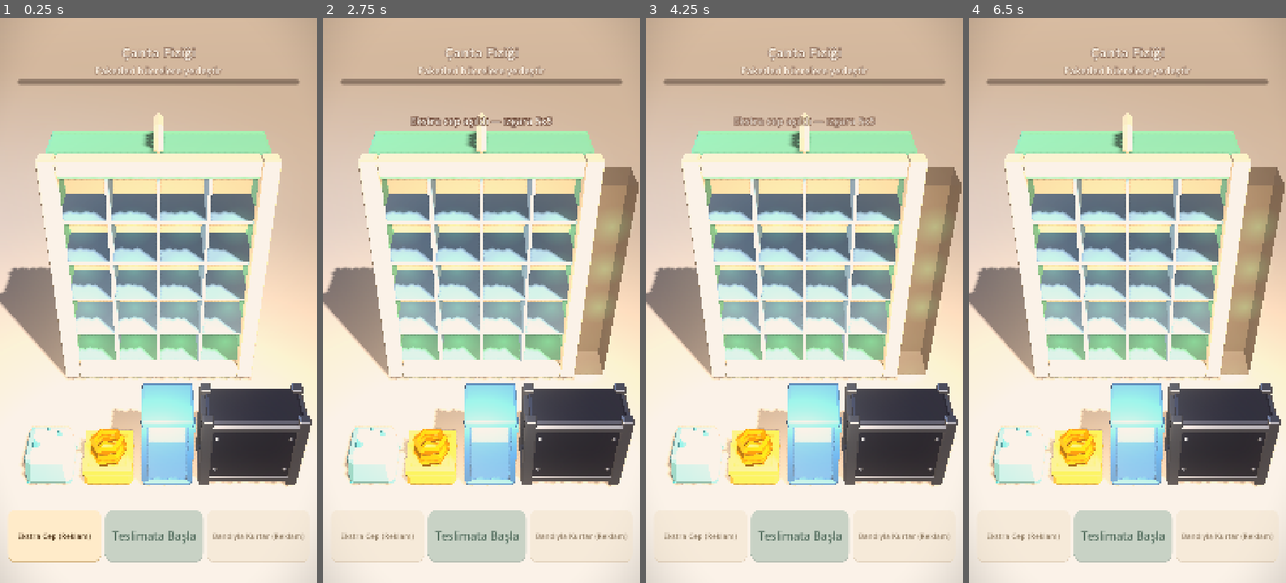
Above: before the commit, frames 1-4 (left to right).
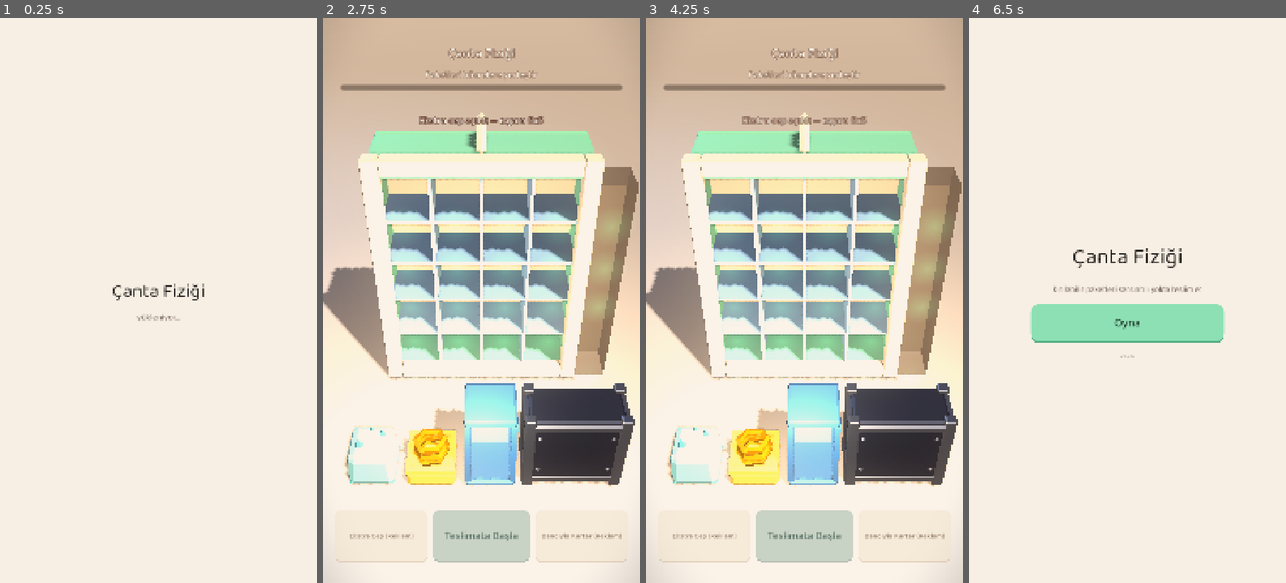
Above: after the commit, the same moments.

Repository: alperAygor/godot-games
Game: Godot game, scene res://scenes/Boot.tscn
Same seed, same stepped clock (60 frames per second), same inputs: the game is played once before the commit and once after it. Before the commit the project starts from res://scenes/Main.tscn.
Inputs (mouse positions are in pixels of both pictures, inside the frame that each line leads up to):
- Up to frame 1 (0.25 s): no input
- Up to frame 2 (2.75 s): click (481, 323) at 0.5 s, where only the run after the commit has a clickable "Oyna"; click "Ekstra Cep (Reklam)" at 1.25 s; click "Ekstra Cep (Reklam)" at 2 s
- Up to frame 3 (4.25 s): move the mouse to (874, 272) at 2.77 s; click (874, 272) at 2.92 s; tap Enter at 3.5 s; drag from (741, 328) to (788, 413) at 3.52 s
- Up to frame 4 (6.5 s): tap Space at 4.25, 5.75 s; move the mouse to (1159, 176) at 4.27 s; click (1159, 176) at 4.42 s; tap Enter at 5 s; drag from (1111, 413) to (1032, 215) at 5.02 s; move the mouse to (1222, 385) at 5.77 s; click (1222, 385) at 5.92 s; tap Escape (ui_cancel) at 6.4 s

The runs differ from the first frame. In frame 1, 67% of the frame differs, in the area x 0-100%, y 0-100%; in frame 2, 3.6%; in frame 3, 3.5%; in frame 4, 67%.

Commit message:
feat(CantaFizigi): add game shell with boot, menu and result scenes

Diff:
--- /dev/null
+++ b/CantaFizigi/assets/theme/ui_theme.tres
@@ -0,0 +1,132 @@
+[gd_resource type="Theme" load_steps=10 format=3]
+
+[ext_resource type="FontFile" path="res://assets/fonts/Baloo2.ttf" id="1_font"]
+
+[sub_resource type="StyleBoxFlat" id="SB_primary"]
+content_margin_left = 28.0
+content_margin_top = 20.0
+content_margin_right = 28.0
+content_margin_bottom = 24.0
+bg_color = Color(0.5529, 0.8784, 0.7059, 1.0000)
+border_width_bottom = 7
+border_color = Color(0.3333, 0.6902, 0.5216, 1.0000)
+corner_radius_top_left = 28
+corner_radius_top_right = 28
+corner_radius_bottom_right = 28
+corner_radius_bottom_left = 28
+
+[sub_resource type="StyleBoxFlat" id="SB_primary_hover"]
+content_margin_left = 28.0
+content_margin_top = 20.0
+content_margin_right = 28.0
+content_margin_bottom = 24.0
+bg_color = Color(0.6334, 0.9003, 0.7588, 1.0000)
+border_width_bottom = 7
+border_color = Color(0.3333, 0.6902, 0.5216, 1.0000)
+corner_radius_top_left = 28
+corner_radius_top_right = 28
+corner_radius_bottom_right = 28
+corner_radius_bottom_left = 28
+
+[sub_resource type="StyleBoxFlat" id="SB_primary_pressed"]
+content_margin_left = 28.0
+content_margin_top = 24.0
+content_margin_right = 28.0
+content_margin_bottom = 16.0
+bg_color = Color(0.4976, 0.7906, 0.6353, 1.0000)
+border_width_bottom = 3
+border_color = Color(0.3333, 0.6902, 0.5216, 1.0000)
+corner_radius_top_left = 28
+corner_radius_top_right = 28
+corner_radius_bottom_right = 28
+corner_radius_bottom_left = 28
+
+[sub_resource type="StyleBoxFlat" id="SB_primary_disabled"]
+content_margin_left = 28.0
+content_margin_top = 20.0
+content_margin_right = 28.0
+content_margin_bottom = 24.0
+bg_color = Color(0.5529, 0.8784, 0.7059, 0.5500)
+border_width_bottom = 7
+border_color = Color(0.3333, 0.6902, 0.5216, 0.5000)
+corner_radius_top_left = 28
+corner_radius_top_right = 28
+corner_radius_bottom_right = 28
+corner_radius_bottom_left = 28
+
+[sub_resource type="StyleBoxFlat" id="SB_secondary"]
+content_margin_left = 28.0
+content_margin_top = 20.0
+content_margin_right = 28.0
+content_margin_bottom = 24.0
+bg_color = Color(1.0000, 0.9137, 0.7882, 1.0000)
+border_width_bottom = 6
+border_color = Color(0.8510, 0.7412, 0.5765, 1.0000)
+corner_radius_top_left = 28
+corner_radius_top_right = 28
+corner_radius_bottom_right = 28
+corner_radius_bottom_left = 28
+
+[sub_resource type="StyleBoxFlat" id="SB_secondary_hover"]
+content_margin_left = 28.0
+content_margin_top = 20.0
+content_margin_right = 28.0
+content_margin_bottom = 24.0
+bg_color = Color(1.0000, 0.9353, 0.8412, 1.0000)
+border_width_bottom = 6
+border_color = Color(0.8510, 0.7412, 0.5765, 1.0000)
+corner_radius_top_left = 28
+corner_radius_top_right = 28
+corner_radius_bottom_right = 28
+corner_radius_bottom_left = 28
+
+[sub_resource type="StyleBoxFlat" id="SB_secondary_pressed"]
+content_margin_left = 28.0
+content_margin_top = 24.0
+content_margin_right = 28.0
+content_margin_bottom = 16.0
+bg_color = Color(0.9000, 0.8224, 0.7094, 1.0000)
+border_width_bottom = 2
+border_color = Color(0.8510, 0.7412, 0.5765, 1.0000)
+corner_radius_top_left = 28
+corner_radius_top_right = 28
+corner_radius_bottom_right = 28
+corner_radius_bottom_left = 28
+
+[sub_resource type="StyleBoxFlat" id="SB_secondary_disabled"]
+content_margin_left = 28.0
+content_margin_top = 20.0
+content_margin_right = 28.0
+content_margin_bottom = 24.0
+bg_color = Color(1.0000, 0.9137, 0.7882, 0.5000)
+border_width_bottom = 6
+border_color = Color(0.8510, 0.7412, 0.5765, 0.4500)
+corner_radius_top_left = 28
+corner_radius_top_right = 28
+corner_radius_bottom_right = 28
+corner_radius_bottom_left = 28
+
+[resource]
+default_font = ExtResource("1_font")
+Label/font_sizes/font_size = 34
+Button/font_sizes/font_size = 40
+Button/colors/font_color = Color(0.0784, 0.1843, 0.1255, 1.0000)
+Button/colors/font_hover_color = Color(0.0784, 0.1843, 0.1255, 1.0000)
+Button/colors/font_pressed_color = Color(0.0667, 0.1567, 0.1067, 1.0000)
+Button/colors/font_disabled_color = Color(0.0784, 0.1843, 0.1255, 0.7500)
+Button/font_sizes/font_size = 40
+Button/styles/normal = SubResource("SB_primary")
+Button/styles/hover = SubResource("SB_primary_hover")
+Button/styles/pressed = SubResource("SB_primary_pressed")
+Button/styles/disabled = SubResource("SB_primary_disabled")
+SecondaryButton/base_type = &"Button"
+SecondaryButton/colors/font_color = Color(0.2902, 0.2039, 0.0941, 1.0000)
+SecondaryButton/colors/font_hover_color = Color(0.2902, 0.2039, 0.0941, 1.0000)
+SecondaryButton/colors/font_pressed_color = Color(0.2467, 0.1733, 0.0800, 1.0000)
+SecondaryButton/colors/font_disabled_color = Color(0.2902, 0.2039, 0.0941, 0.7000)
+SecondaryButton/font_sizes/font_size = 34
+SecondaryButton/styles/normal = SubResource("SB_secondary")
+SecondaryButton/styles/hover = SubResource("SB_secondary_hover")
+SecondaryButton/styles/pressed = SubResource("SB_secondary_pressed")
+SecondaryButton/styles/disabled = SubResource("SB_secondary_disabled")
+Label/colors/font_color = Color(0.1647, 0.1451, 0.1333, 1.0000)
--- /dev/null
+++ b/CantaFizigi/data/balance.json
@@ -0,0 +1,3 @@
+{
+  "delivery_base_fee": 120
+}
--- /dev/null
+++ b/CantaFizigi/data/theme.json
@@ -0,0 +1,24 @@
+{
+  "font": "res://assets/fonts/Baloo2.ttf",
+  "base_font_size": 34,
+  "palette": {
+    "background": "#F7EFE4",
+    "primary": "#8DE0B4",
+    "primary_dark": "#55B085",
+    "accent": "#FFE9C9",
+    "accent_dark": "#D9BD93",
+    "danger": "#FF8F7A",
+    "text": "#2A2522",
+    "text_muted": "#7A6A5E",
+    "on_primary": "#142F20",
+    "on_accent": "#4A3418"
+  },
+  "metrics": {
+    "radius": 28,
+    "border": 7,
+    "padding_x": 28,
+    "padding_y": 20,
+    "button_font_size": 40,
+    "secondary_button_font_size": 34
+  }
+}
--- a/CantaFizigi/project.godot
+++ b/CantaFizigi/project.godot
@@ -6,8 +6,8 @@
 [application]
 
 config/name="CantaFizigi"
-config/version="1.1.0"
-run/main_scene="res://scenes/Main.tscn"
+config/version="1.2.0"
+run/main_scene="res://scenes/Boot.tscn"
 config/features=PackedStringArray("4.7", "Mobile")
 
 [audio]
@@ -38,6 +38,10 @@
 window/stretch/aspect="expand"
 window/handheld/orientation=1
 
+[gui]
+
+theme/custom="res://assets/theme/ui_theme.tres"
+
 [input_devices]
 
 ; Masaüstünde fare, dokunma olarak taklit edilir; sahneler sadece ScreenTouch/ScreenDrag dinler.
--- /dev/null
+++ b/CantaFizigi/scenes/Boot.tscn
@@ -0,0 +1,47 @@
+[gd_scene load_steps=2 format=3]
+
+[ext_resource type="Script" path="res://scripts/ui/boot.gd" id="1_boot"]
+
+[node name="Boot" type="Control"]
+layout_mode = 3
+anchors_preset = 15
+anchor_right = 1.0
+anchor_bottom = 1.0
+grow_horizontal = 2
+grow_vertical = 2
+script = ExtResource("1_boot")
+
+[node name="Background" type="ColorRect" parent="."]
+layout_mode = 1
+anchors_preset = 15
+anchor_right = 1.0
+anchor_bottom = 1.0
+grow_horizontal = 2
+grow_vertical = 2
+color = Color(0.9686, 0.9373, 0.8941, 1)
+
+[node name="Center" type="CenterContainer" parent="."]
+layout_mode = 1
+anchors_preset = 15
+anchor_right = 1.0
+anchor_bottom = 1.0
+grow_horizontal = 2
+grow_vertical = 2
+
+[node name="Column" type="VBoxContainer" parent="Center"]
+custom_minimum_size = Vector2(620, 0)
+layout_mode = 2
+theme_override_constants/separation = 12
+
+[node name="Title" type="Label" parent="Center/Column"]
+layout_mode = 2
+theme_override_font_sizes/font_size = 64
+text = "Çanta Fiziği"
+horizontal_alignment = 1
+
+[node name="Sub" type="Label" parent="Center/Column"]
+layout_mode = 2
+theme_override_colors/font_color = Color(0.478, 0.416, 0.369, 1)
+theme_override_font_sizes/font_size = 30
+text = "yükleniyor..."
+horizontal_alignment = 1
--- /dev/null
+++ b/CantaFizigi/scenes/Menu.tscn
@@ -0,0 +1,62 @@
+[gd_scene load_steps=2 format=3]
+
+[ext_resource type="Script" path="res://scripts/ui/menu.gd" id="1_menu"]
+
+[node name="Menu" type="Control"]
+layout_mode = 3
+anchors_preset = 15
+anchor_right = 1.0
+anchor_bottom = 1.0
+grow_horizontal = 2
+grow_vertical = 2
+script = ExtResource("1_menu")
+
+[node name="Background" type="ColorRect" parent="."]
+layout_mode = 1
+anchors_preset = 15
+anchor_right = 1.0
+anchor_bottom = 1.0
+grow_horizontal = 2
+grow_vertical = 2
+color = Color(0.9686, 0.9373, 0.8941, 1)
+
+[node name="Center" type="CenterContainer" parent="."]
+layout_mode = 1
+anchors_preset = 15
+anchor_right = 1.0
+anchor_bottom = 1.0
+grow_horizontal = 2
+grow_vertical = 2
+
+[node name="Column" type="VBoxContainer" parent="Center"]
+custom_minimum_size = Vector2(660, 0)
+layout_mode = 2
+theme_override_constants/separation = 26
+
+[node name="Title" type="Label" parent="Center/Column"]
+layout_mode = 2
+theme_override_font_sizes/font_size = 76
+text = "Çanta Fiziği"
+horizontal_alignment = 1
+
+[node name="Subtitle" type="Label" parent="Center/Column"]
+layout_mode = 2
+theme_override_colors/font_color = Color(0.478, 0.416, 0.369, 1)
+theme_override_font_sizes/font_size = 28
+text = "Kırılabilir paketleri sarsıntılı yolda teslim et"
+horizontal_alignment = 1
+autowrap_mode = 3
+
+[node name="PlayButton" type="Button" parent="Center/Column"]
+unique_name_in_owner = true
+custom_minimum_size = Vector2(660, 132)
+layout_mode = 2
+text = "Oyna"
+
+[node name="Version" type="Label" parent="Center/Column"]
+unique_name_in_owner = true
+layout_mode = 2
+theme_override_colors/font_color = Color(0.6, 0.55, 0.5, 1)
+theme_override_font_sizes/font_size = 22
+text = "v1.2.0"
+horizontal_alignment = 1
--- /dev/null
+++ b/CantaFizigi/scenes/Result.tscn
@@ -0,0 +1,74 @@
+[gd_scene load_steps=2 format=3]
+
+[ext_resource type="Script" path="res://scripts/ui/result.gd" id="1_result"]
+
+[node name="Result" type="Control"]
+layout_mode = 3
+anchors_preset = 15
+anchor_right = 1.0
+anchor_bottom = 1.0
+grow_horizontal = 2
+grow_vertical = 2
+script = ExtResource("1_result")
+
+[node name="Background" type="ColorRect" parent="."]
+layout_mode = 1
+anchors_preset = 15
+anchor_right = 1.0
+anchor_bottom = 1.0
+grow_horizontal = 2
+grow_vertical = 2
+color = Color(0.9686, 0.9373, 0.8941, 1)
+
+[node name="Center" type="CenterContainer" parent="."]
+layout_mode = 1
+anchors_preset = 15
+anchor_right = 1.0
+anchor_bottom = 1.0
+grow_horizontal = 2
+grow_vertical = 2
+
+[node name="Column" type="VBoxContainer" parent="Center"]
+custom_minimum_size = Vector2(720, 0)
+layout_mode = 2
+theme_override_constants/separation = 20
+
+[node name="Title" type="Label" parent="Center/Column"]
+unique_name_in_owner = true
+layout_mode = 2
+theme_override_font_sizes/font_size = 60
+text = "Teslimat Tamamlandı"
+horizontal_alignment = 1
+
+[node name="Stars" type="Label" parent="Center/Column"]
+unique_name_in_owner = true
+layout_mode = 2
+theme_override_font_sizes/font_size = 44
+text = "Yıldız: 3 / 3"
+horizontal_alignment = 1
+
+[node name="Detail" type="Label" parent="Center/Column"]
+unique_name_in_owner = true
+layout_mode = 2
+theme_override_colors/font_color = Color(0.478, 0.416, 0.369, 1)
+theme_override_font_sizes/font_size = 30
+text = "Hasar: %0    Ücret: 120"
+horizontal_alignment = 1
+
+[node name="Report" type="VBoxContainer" parent="Center/Column"]
+unique_name_in_owner = true
+layout_mode = 2
+theme_override_constants/separation = 6
+
+[node name="RetryButton" type="Button" parent="Center/Column"]
+unique_name_in_owner = true
+custom_minimum_size = Vector2(720, 128)
+layout_mode = 2
+text = "Tekrar Oyna"
+
+[node name="MenuButton" type="Button" parent="Center/Column"]
+unique_name_in_owner = true
+custom_minimum_size = Vector2(720, 108)
+layout_mode = 2
+theme_type_variation = &"SecondaryButton"
+text = "Ana Menü"
--- a/CantaFizigi/scripts/autoload/GameManager.gd
+++ b/CantaFizigi/scripts/autoload/GameManager.gd
@@ -3,21 +3,67 @@
 ## Oyun akışının tek sahibi: faz makinesi, başarısızlık/revive ve duraklatma.
 ## Sahneler kendi başlarına `get_tree().paused` değiştirmez; buradan geçer.
 
-enum Phase { PACKING, DELIVERING, FAILED, DELIVERED }
+## Yeni degerler SONA eklenir: mevcut sayisal degerler korunur (testler ve
+## araclar FAILED=2 varsayimini kullanir).
+enum Phase { PACKING, DELIVERING, FAILED, DELIVERED, BOOT, MENU }
+
+const SCENES: Dictionary = {
+	&"boot": "res://scenes/Boot.tscn",
+	&"menu": "res://scenes/Menu.tscn",
+	&"game": "res://scenes/Main.tscn",
+	&"result": "res://scenes/Result.tscn",
+}
 
 var phase: Phase = Phase.PACKING
+## Son turun sonucu; Result sahnesi buradan okur.
+var last_result: Dictionary = {}
 
 signal phase_changed(from: Phase, to: Phase)
 signal run_started()
 signal run_failed(reason: StringName)
 signal run_revived()
 signal run_delivered()
+signal back_requested()
 
 var _failed_reason: StringName = &""
 
 
 func _ready() -> void:
 	process_mode = Node.PROCESS_MODE_ALWAYS
+
+
+func _notification(what: int) -> void:
+	# Android donanim geri tusu
+	if what == NOTIFICATION_WM_GO_BACK_REQUEST:
+		back_requested.emit()
+
+
+func _unhandled_input(event: InputEvent) -> void:
+	# Masaustunde Esc — geri tusunun test edilebilir esi
+	if event.is_action_pressed("ui_cancel"):
+		back_requested.emit()
+		get_viewport().set_input_as_handled()
+
+
+## Sahne gecisi tek yerden. Sahneler change_scene_to_file cagirmaz.
+func goto_scene(scene_key: StringName) -> void:
+	var path: Variant = SCENES.get(scene_key)
+	if not (path is String):
+		push_error("GameManager: bilinmeyen sahne '%s'" % scene_key)
+		return
+	get_tree().paused = false
+	var error: Error = get_tree().change_scene_to_file(path as String)
+	if error != OK:
+		push_error("GameManager: sahne yuklenemedi (%s), hata %d" % [path, error])
+
+
+## Turu bitirir: sonucu saklar ve sonuc ekranina gecer.
+func finish_run(result: Dictionary) -> void:
+	last_result = result
+	get_tree().paused = false
+	_set_phase(Phase.DELIVERED)
+	run_delivered.emit()
+	goto_scene(&"result")
 
 
 func start_delivery() -> void:
--- /dev/null
+++ b/CantaFizigi/scripts/core/run_scoring.gd
@@ -0,0 +1,58 @@
+class_name RunScoring
+extends RefCounted
+
+## Saf mantık: hasar oranı -> yıldız, ücret çarpanı, itibar cezası.
+## Eşik tablosu PROJECT_SPEC.md §2. Sahneye bağımlı değil; birim testle sabitlenir.
+
+const DAMAGE_TWO_STARS: float = 0.25
+const DAMAGE_ONE_STAR: float = 0.60
+const DAMAGE_BROKEN: float = 1.0
+
+const MULTIPLIER_PERFECT: float = 1.2
+const MULTIPLIER_TWO: float = 1.0
+const MULTIPLIER_ONE: float = 0.6
+const MULTIPLIER_ZERO: float = 0.2
+const MULTIPLIER_BROKEN: float = 0.0
+
+
+static func stars_for_damage(damage: float) -> int:
+	if damage <= 0.0:
+		return 3
+	if damage <= DAMAGE_TWO_STARS:
+		return 2
+	if damage <= DAMAGE_ONE_STAR:
+		return 1
+	return 0
+
+
+static func multiplier_for_damage(damage: float) -> float:
+	if damage >= DAMAGE_BROKEN:
+		return MULTIPLIER_BROKEN
+	if damage <= 0.0:
+		return MULTIPLIER_PERFECT
+	if damage <= DAMAGE_TWO_STARS:
+		return MULTIPLIER_TWO
+	if damage <= DAMAGE_ONE_STAR:
+		return MULTIPLIER_ONE
+	return MULTIPLIER_ZERO
+
+
+static func reputation_penalty(damage: float) -> int:
+	if damage >= DAMAGE_BROKEN:
+		return -2
+	if damage > DAMAGE_ONE_STAR:
+		return -1
+	return 0
+
+
+## Tek giriş noktası: {damage, stars, multiplier, fee, reputation}.
+static func compute(damage: float, base_fee: int) -> Dictionary:
+	var clamped: float = clampf(damage, 0.0, 1.0)
+	var multiplier: float = multiplier_for_damage(clamped)
+	return {
+		"damage": clamped,
+		"stars": stars_for_damage(clamped),
+		"multiplier": multiplier,
+		"fee": int(round(float(base_fee) * multiplier)),
+		"reputation": reputation_penalty(clamped),
+	}
--- a/CantaFizigi/scripts/gameplay/Main.gd
+++ b/CantaFizigi/scripts/gameplay/Main.gd
@@ -30,6 +30,7 @@
 
 	grid.package_placed.connect(_on_package_placed)
 	grid.package_broken.connect(_on_package_broken)
+	GameManager.back_requested.connect(_on_back_requested)
 
 	_refresh_hud()
 
@@ -77,7 +78,40 @@
 func _on_retry_pressed() -> void:
 	GameManager.reset_run()
 	hud.hide_fail()
-	get_tree().reload_current_scene()
+	GameManager.goto_scene(&"game")
+
+
+## Geri tusu (Android) / Esc: turu birak ve menuye don.
+func _on_back_requested() -> void:
+	GameManager.reset_run()
+	GameManager.goto_scene(&"menu")
+
+
+## Tur sonucunu toplar: paket bazli hasar + yildiz/odul hesabi.
+func _build_result(success: bool) -> Dictionary:
+	var placed: int = 0
+	var damage_sum: float = 0.0
+	var report: Array = []
+	for node: Node in get_tree().get_nodes_in_group(Package.GROUP_DRAGGABLE):
+		var pkg: PackagePhysics = node as PackagePhysics
+		if pkg == null or not pkg.has_meta("cell"):
+			continue
+		placed += 1
+		var damage: float = 0.0
+		if pkg.is_broken:
+			damage = 1.0
+		elif pkg.kind == PackagePhysics.Kind.ICE:
+			damage = pkg.melt_ratio()
+		damage_sum += damage
+		report.append({"label": pkg.display_label, "damage": damage})
+
+	var average: float = 0.0 if placed == 0 else damage_sum / float(placed)
+	var base_fee: int = int(GameData.value("balance", "delivery_base_fee", 120))
+	var result: Dictionary = RunScoring.compute(average, base_fee)
+	result["success"] = success
+	result["placed"] = placed
+	result["report"] = report
+	return result
 
 
 # --------------------------------------------------------------------------
@@ -98,10 +132,8 @@
 		return
 	hud.set_shake_bar(0.0)
 	if grid.broken_count() == 0:
-		GameManager.complete_run()
-		AudioService.play_success()
-		hud.set_status("Teslimat tamamlandı!")
-		hud.show_success()
+		# Basarili tur: sonuc ekranina gec (odul/yildiz orada gosterilir).
+		GameManager.finish_run(_build_result(true))
 	else:
 		GameManager.fail_run(&"damaged_delivery")
 
--- /dev/null
+++ b/CantaFizigi/scripts/ui/boot.gd
@@ -0,0 +1,11 @@
+extends Control
+
+## Acilis: servisler hazir, kisa bekleme, menuye gecis.
+## Bekleme "flash" hissini onler; 0.4 sn altina dusurmeyin.
+
+const HOLD_SECONDS: float = 0.4
+
+
+func _ready() -> void:
+	await get_tree().create_timer(HOLD_SECONDS).timeout
+	GameManager.goto_scene(&"menu")
--- /dev/null
+++ b/CantaFizigi/scripts/ui/menu.gd
@@ -0,0 +1,22 @@
+extends Control
+
+## Ana menu. Geri tusu: cikis.
+
+@onready var play_button: Button = %PlayButton
+@onready var version_label: Label = %Version
+
+
+func _ready() -> void:
+	# Surum tek kaynaktan: project.godot (etiket elle guncellenmez).
+	version_label.text = "v%s" % str(
+		ProjectSettings.get_setting("application/config/version", "0.0.0"))
+	play_button.pressed.connect(_on_play)
+	GameManager.back_requested.connect(_on_back)
+
+
+func _on_play() -> void:
+	GameManager.goto_scene(&"game")
+
+
+func _on_back() -> void:
+	get_tree().quit()
--- /dev/null
+++ b/CantaFizigi/scripts/ui/result.gd
@@ -0,0 +1,55 @@
+extends Control
+
+## Sonuc ekrani: GameManager.last_result sozlugunu gosterir.
+## {damage, stars, multiplier, fee, reputation, success, placed, report[]}
+
+@onready var title_label: Label = %Title
+@onready var stars_label: Label = %Stars
+@onready var detail_label: Label = %Detail
+@onready var report_box: VBoxContainer = %Report
+
+
+func _ready() -> void:
+	var result: Dictionary = GameManager.last_result
+	var stars: int = int(result.get("stars", 0))
+	var fee: int = int(result.get("fee", 0))
+	var damage: float = float(result.get("damage", 0.0))
+
+	title_label.text = "Teslimat Tamamlandı" if stars > 0 else "Teslimat Hasarlı"
+	stars_label.text = "Yıldız: %d / 3" % stars
+	detail_label.text = "Hasar: %%%d    Ücret: %d" % [int(roundf(damage * 100.0)), fee]
+	_fill_report(result.get("report", []))
+
+	(%RetryButton as Button).pressed.connect(_on_retry)
+	(%MenuButton as Button).pressed.connect(_on_menu)
+	GameManager.back_requested.connect(_on_menu)
+
+	if stars > 0:
+		AudioService.play_success()
+
+
+func _fill_report(entries: Variant) -> void:
+	if not (entries is Array):
+		return
+	var rows: Array = entries
+	if rows.is_empty():
+		return
+	for entry: Variant in rows:
+		if not (entry is Dictionary):
+			continue
+		var row: Dictionary = entry
+		var line: Label = Label.new()
+		line.text = "%s — %%%d hasar" % [String(row.get("label", "?")),
+			int(roundf(float(row.get("damage", 0.0)) * 100.0))]
+		line.horizontal_alignment = HORIZONTAL_ALIGNMENT_CENTER
+		line.add_theme_font_size_override("font_size", 26)
+		line.add_theme_color_override("font_color", Color(0.478, 0.416, 0.369, 1.0))
+		report_box.add_child(line)
+
+
+func _on_retry() -> void:
+	GameManager.goto_scene(&"game")
+
+
+func _on_menu() -> void:
+	GameManager.goto_scene(&"menu")
--- /dev/null
+++ b/CantaFizigi/tests/unit/test_run_scoring.gd
@@ -0,0 +1,49 @@
+extends TestCase
+
+## RunScoring: hasar -> yildiz/odul. Esikler PROJECT_SPEC.md §2'den; testle sabit.
+
+const BASE_FEE: int = 120
+
+
+func test_perfect_run_gets_three_stars_and_bonus() -> void:
+	var result: Dictionary = RunScoring.compute(0.0, BASE_FEE)
+	assert_eq(int(result["stars"]), 3)
+	assert_almost_eq(float(result["multiplier"]), 1.2, 0.0001)
+	assert_eq(int(result["fee"]), 144)
+	assert_eq(int(result["reputation"]), 0)
+
+
+func test_two_star_band_pays_full_fee() -> void:
+	var result: Dictionary = RunScoring.compute(0.25, BASE_FEE)
+	assert_eq(int(result["stars"]), 2)
+	assert_eq(int(result["fee"]), 120)
+
+
+func test_one_star_band_pays_sixty_percent() -> void:
+	var result: Dictionary = RunScoring.compute(0.6, BASE_FEE)
+	assert_eq(int(result["stars"]), 1)
+	assert_eq(int(result["fee"]), 72)
+
+
+func test_zero_star_band_pays_twenty_percent() -> void:
+	var result: Dictionary = RunScoring.compute(0.61, BASE_FEE)
+	assert_eq(int(result["stars"]), 0)
+	assert_eq(int(result["fee"]), 24)
+	assert_eq(int(result["reputation"]), -1)
+
+
+func test_fully_broken_pays_nothing() -> void:
+	var result: Dictionary = RunScoring.compute(1.0, BASE_FEE)
+	assert_eq(int(result["stars"]), 0)
+	assert_eq(int(result["fee"]), 0)
+	assert_eq(int(result["reputation"]), -2)
+
+
+func test_damage_is_clamped_to_unit_range() -> void:
+	assert_eq(int(RunScoring.compute(-1.0, BASE_FEE)["stars"]), 3)
+	assert_eq(int(RunScoring.compute(5.0, BASE_FEE)["fee"]), 0)
+
+
+func test_band_boundaries() -> void:
+	assert_eq(int(RunScoring.compute(0.26, BASE_FEE)["stars"]), 1)
+	assert_almost_eq(float(RunScoring.compute(0.99, BASE_FEE)["multiplier"]), 0.2, 0.0001)
--- /dev/null
+++ b/CantaFizigi/tools/flow_shot.gd
@@ -0,0 +1,91 @@
+extends SceneTree
+
+## Faz 2 kabul testi: Boot -> Menu -> Game -> Result akisini surer, her adimda PNG alir.
+## (Headless CALISMAZ — gercek pencere gerekir.)
+
+var _plan: Array = []
+var _index: int = 0
+var _elapsed: float = 0.0
+var _out_dir: String = "/tmp/flows"
+var _done: bool = false
+
+
+func _initialize() -> void:
+	for arg: String in OS.get_cmdline_user_args():
+		if arg.begins_with("--out-dir="):
+			_out_dir = arg.split("=")[1]
+	DirAccess.make_dir_recursive_absolute(_out_dir)
+	_plan = [
+		{"at": 0.20, "shot": "01_boot"},
+		{"at": 0.90, "shot": "02_menu"},
+		{"at": 1.10, "press": "PlayButton"},
+		{"at": 1.80, "place": ["PkgIce", 0, 0]},
+		{"at": 2.10, "place": ["PkgIron", 2, 2]},
+		{"at": 2.40, "press": "StartButton"},
+		{"at": 4.00, "shot": "03_game"},
+		{"at": 9.00, "shot": "04_result"},
+	]
+	var packed: PackedScene = load("res://scenes/Boot.tscn")
+	if packed == null:
+		push_error("flow: Boot.tscn yuklenemedi")
+		quit(1)
+		return
+	var scene: Node = packed.instantiate()
+	root.add_child(scene)
+	current_scene = scene
+
+
+func _process(delta: float) -> bool:
+	_elapsed += delta
+	while _index < _plan.size() and _elapsed >= float(_plan[_index]["at"]):
+		var step: Dictionary = _plan[_index]
+		_index += 1
+		if step.has("shot"):
+			_capture(String(step["shot"]))
+		elif step.has("press"):
+			_press(String(step["press"]))
+		elif step.has("place"):
+			var args: Array = step["place"]
+			_place(String(args[0]), Vector2i(int(args[1]), int(args[2])))
+	if not _done and _index >= _plan.size():
+		_done = true
+		quit(0)
+	return false
+
+
+func _capture(name: String) -> void:
+	var image: Image = root.get_texture().get_image()
+	var path: String = _out_dir.path_join(name + ".png")
+	image.save_png(path)
+	print("SHOT %s" % path)
+
+
+func _press(node_name: String) -> void:
+	if current_scene == null:
+		push_error("flow: aktif sahne yok")
+		return
+	var node: Node = current_scene.find_child(node_name, true, false)
+	if node == null:
+		push_error("flow: dugum yok: " + node_name)
+		return
+	if node is Button:
+		(node as Button).pressed.emit()
+
+
+func _place(node_name: String, cell: Vector2i) -> void:
+	if current_scene == null:
+		return
+	var pkg: Node3D = current_scene.get_node_or_null("ShakeRoot/Packages/" + node_name) as Node3D
+	var camera: Camera3D = current_scene.get_node_or_null("Camera3D") as Camera3D
+	var grid: Node3D = current_scene.get_node_or_null("ShakeRoot/BackpackGrid") as Node3D
+	if pkg == null or camera == null or grid == null:
+		push_error("flow: yerlesim icin dugum eksik (" + node_name + ")")
+		return
+	var start: Vector2 = camera.unproject_position(pkg.global_position)
+	var target_world: Vector3 = grid.to_global(
+		Vector3(-0.15 + (float(cell.x) + 0.5) * 0.075, (float(cell.y) + 0.5) * 0.075, 0.048))
+	var target: Vector2 = camera.unproject_position(target_world)
+	grid.call("_begin_drag", start)
+	grid.call("_update_drag", start.lerp(target, 0.5))
+	grid.call("_update_drag", target)
+	grid.call("_end_drag", target)
Binary file added: CantaFizigi/assets/fonts/Baloo2.ttf
Not shown, added: CantaFizigi/assets/fonts/Baloo2.ttf.import
Not shown, added: CantaFizigi/assets/fonts/OFL_Baloo2.txt
Not shown, added: CantaFizigi/scripts/core/run_scoring.gd.uid
Not shown, added: CantaFizigi/scripts/ui/boot.gd.uid
Not shown, added: CantaFizigi/scripts/ui/menu.gd.uid
Not shown, added: CantaFizigi/scripts/ui/result.gd.uid
Not shown, added: CantaFizigi/tests/unit/test_run_scoring.gd.uid
Not shown, added: CantaFizigi/tools/flow_shot.gd.uid
Not shown, changed: CantaFizigi/CHANGELOG.md
Not shown, changed: CantaFizigi/TASKS.md
